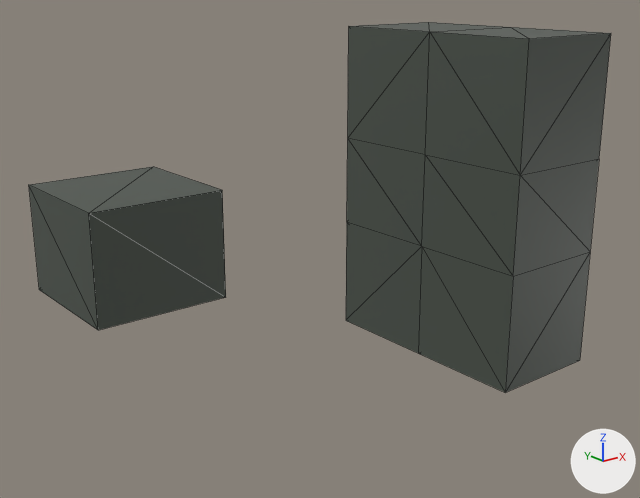
Two versions of the glTF model HANAHIME/Game/resource/user/model/stage/Stage5.glb, one commit apart.
Camera for both pictures: a camera (50 mm lens) standing at (-27.6, -56.7, 17.6) and looking at (16.1, -2.1, -4.2). Lighting does not change. The marker at lower right points along +X, +Y and +Z. Mesh edges are drawn as thin lines. Where no turn or scale is listed for an object, it has been applied to the vertices. Vertices at the same position are counted once.

The older version as bpy lines, for what is in view:
```python
me_立方体_012 = bpy.data.meshes.new('立方体.012')
me_立方体_012.from_pydata(...)  # 32 vertices, 56 faces; spans x -5.0..35.0, y -15.0..5.0, z -14.0..14.0
# faces by material slot: [12, 44]
me_立方体_012.materials.append(mat_terrianmaterial_012)  # dark grey #4a5249
me_立方体_012.materials.append(mat_terrianmaterial_013)  # dark grey #4a5249
ob_stage5_0 = bpy.data.objects.new('Stage5_0', me_立方体_012)
ob_stage5_0.location = (0.0, 0.0, -1.0)
```
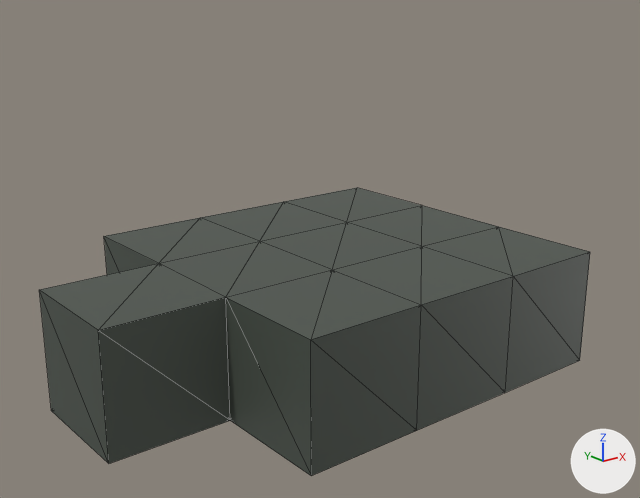
The newer file is also rescaled (x2.0), turned or shifted as a whole; pictures and numbers use the older file's frame.

Changed parts and their boxes [x1, y1, x2, y2] in the pictures (640 x 498 px):
```json
{"object": "Stage5_0", "change": "reshaped", "before": [29, 22, 611, 392], "after": [39, 188, 590, 476], "on screen": "22% shorter"}
```

The change, as JSON lines over the scene's bpy script:
```json
{"block": "me_立方体_012", "where": "# used by ob_stage5_0; location = (0.0, 0.0, -1.0)"}
{"op": "remove", "block": "me_立方体_012", "code": "me_立方体_012.from_pydata(...)  # 32 vertices, 56 faces; spans x -5.0..35.0, y -15.0..5.0, z -14.0..14.0"}
{"op": "add", "block": "me_立方体_012", "code": "me_立方体_012.from_pydata(...)  # 36 vertices, 120 faces; spans x -5.0..35.0, y -15.0..15.0, z -14.0..-4.0"}
{"block": "me_立方体_012", "change": "me_立方体_012 part 1"}
{"block": "me_立方体_012", "change": "16 vertices are removed from x -5.0..35.0, y -15.0..5.0, z 4.0..14.0"}
{"block": "me_立方体_012", "change": "48 faces are deleted"}
{"block": "me_立方体_012", "change": "2 vertices are added at (5.0, -15.0, -14.0), (5.0, -15.0, -4.0)"}
{"block": "me_立方体_012", "change": "6 new vertices lie (-10.0, 0.0, 0.0) away from vertices in x 25.0, y -15.0..5.0, z -14.0..-4.0"}
{"block": "me_立方体_012", "change": "7 new vertices lie (0.0, 10.0, 0.0) away from vertices in x 5.0..35.0, y 5.0, z -14.0..-4.0"}
{"block": "me_立方体_012", "change": "5 new vertices lie (0.0, 0.0, -10.0) away from vertices in x -5.0..5.0, y -5.0..15.0, z -4.0"}
{"block": "me_立方体_012", "change": "112 new faces join them"}
{"op": "remove", "block": "me_立方体_012", "code": "me_立方体_012.materials.append(mat_terrianmaterial_013)  # dark grey #4a5249"}
```
